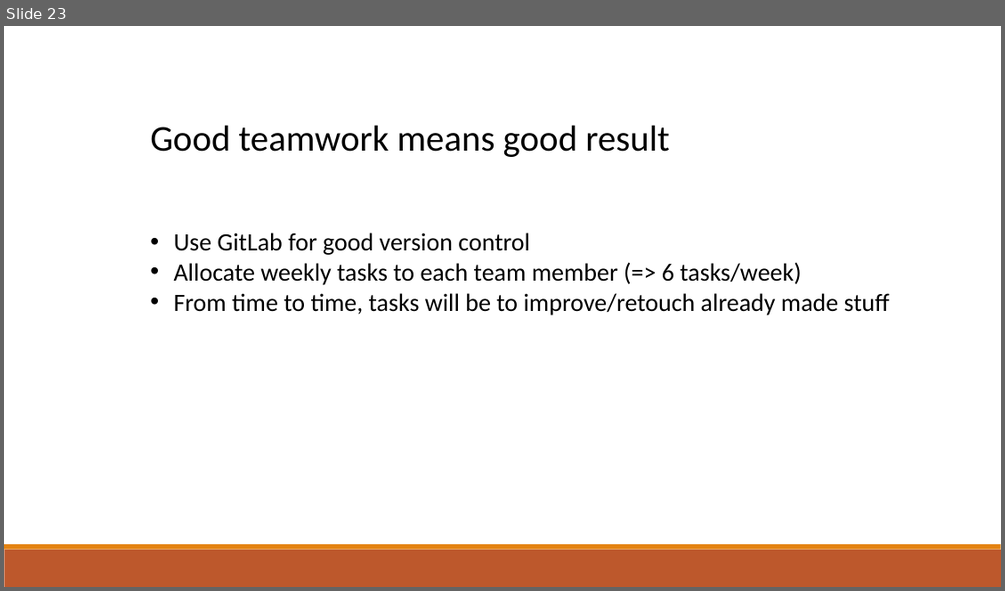
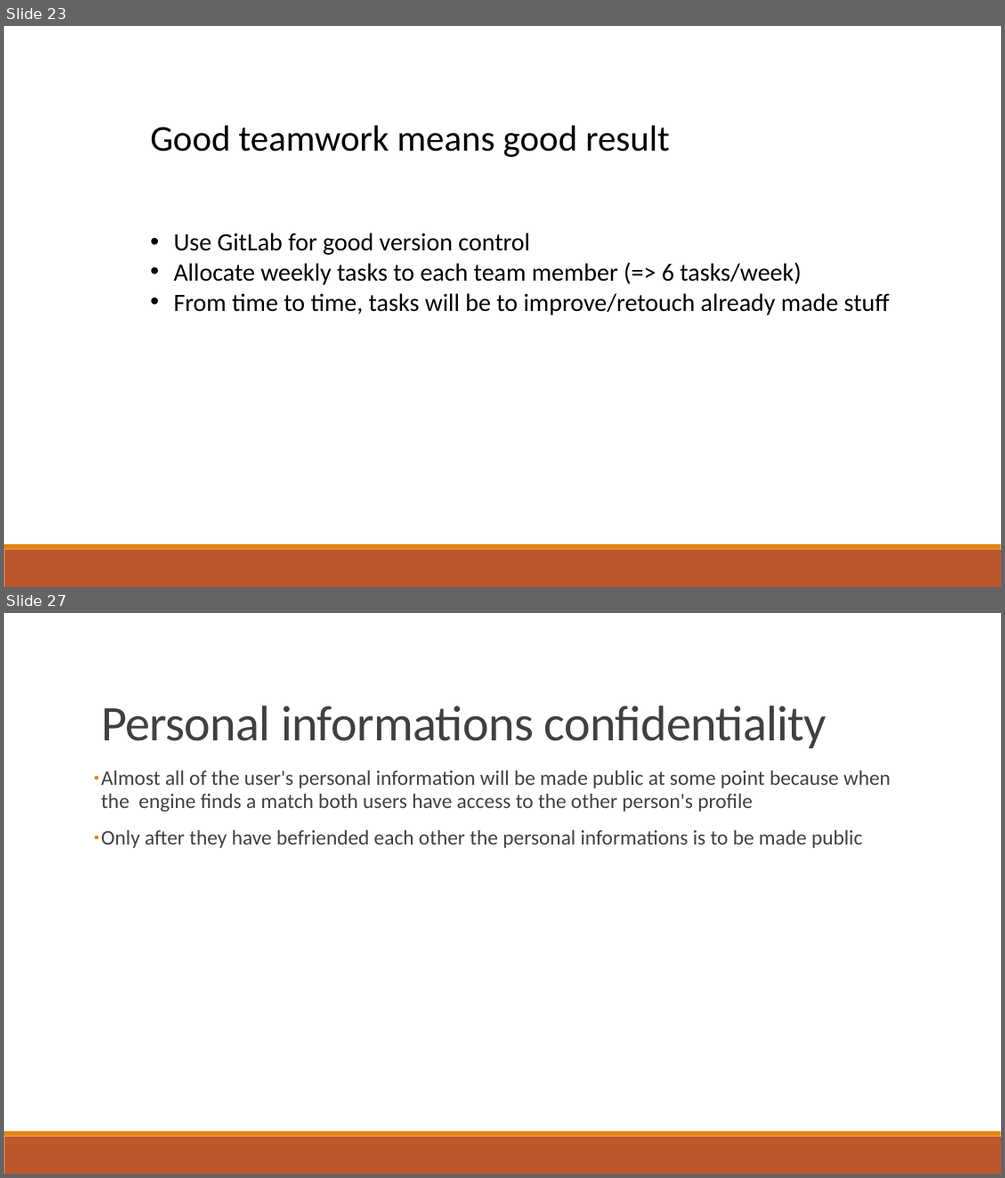
Before and after one commit to dragosthealex/roomies, a slide deck: resources/final_presentation.pptx. Shown one above the other, each under a label of ours: slide 23 before the commit, slides 23 and 27 after it; the slides between them are not shown. The pictures are 1005x591 and 1005x1178 pixels, drawn with LibreOffice and Linux fonts; fonts in the diff are those of the drawing. Boxes give left, top, right and bottom in pixels: in the first picture for what was removed or moved away, otherwise in the second. Text is boxed around its words. In the diff, an @@ line names an element or a change of style, - is before the commit and + after.

```diff
--- a/resources/final_presentation.pptx
+++ b/resources/final_presentation.pptx
@@ slide 27 added at (4,613,1001,1174), background #FFFFFF; not listed: 2 template elements that a slide beside it also shows @@
@@ title added at (101,706,826,748), 48 pt, text #404040 @@
+Personal informations confidentiality
@@ text added at (101,771,890,848), 20 pt, text #404040 @@
+● Almost all of the user's personal information will be made public at some point because when the engine finds a match both users have access to the other person's profile
+● Only after they have befriended each other the personal informations is to be made public
```
Also in this commit, not shown: 2 slides changed, 6 other slides added, 2 slides removed.
